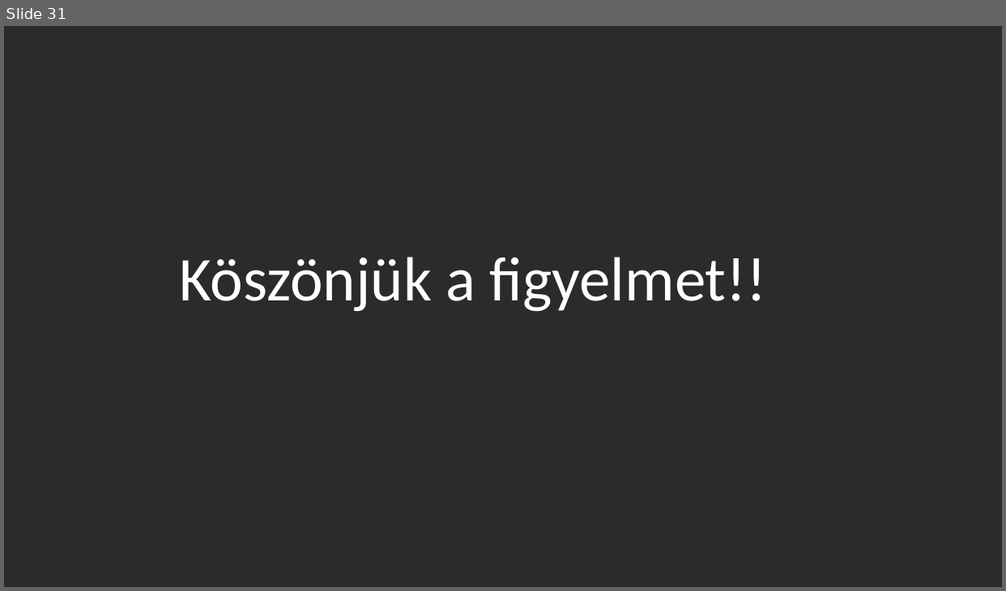
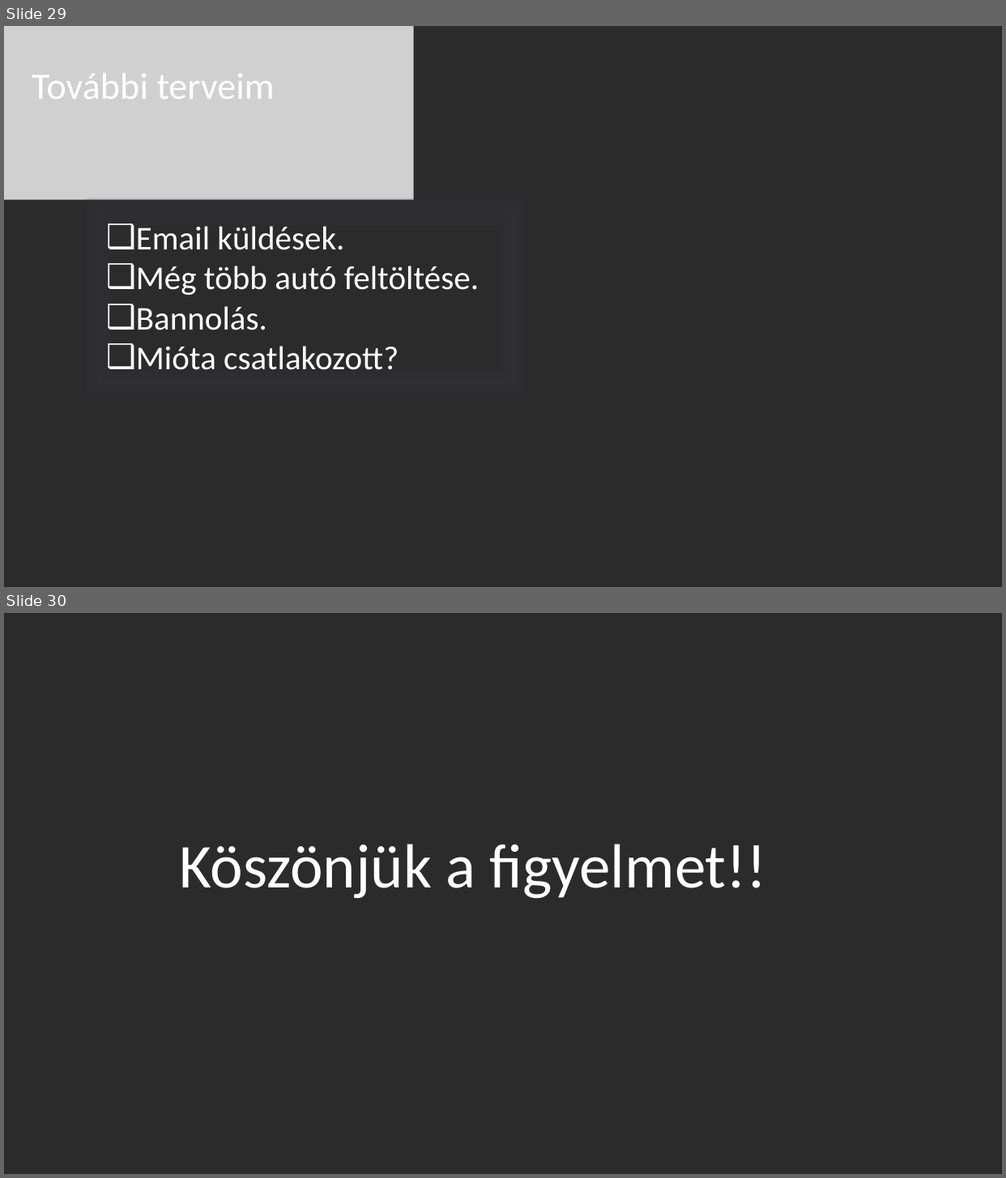
Before and after one commit to ponuzsr/vizsgaremek, a slide deck: Vizsgaremek_Ppt.pptx. Shown one above the other, each under a label of ours: slide 31 before the commit, slides 29 and 30 after it. The pictures are 1006x591 and 1006x1178 pixels, drawn with LibreOffice and Linux fonts; fonts in the diff are those of the drawing; grey boxes stand for pictures; background and template pictures are left out; a plain dark background stands for a picture behind light text. Boxes give left, top, right and bottom in pixels: in the first picture for what was removed or moved away, otherwise in the second. Text is boxed around its words. In the diff, an @@ line names an element or a change of style, - is before the commit and + after.

```diff
--- a/Vizsgaremek_Ppt.pptx
+++ b/Vizsgaremek_Ppt.pptx
@@ slide 29 added at [4, 26, 1002, 587], background picture (left out) @@
@@ picture added at [4, 26, 414, 199] @@
@@ text added at [32, 73, 275, 99], 36 pt, text #FFFFFF @@
+További terveim
@@ rectangle added at [99, 213, 513, 382], outline #333237 0.75 pt, 32 pt, text #FFFFFF @@
+❑ Email küldések.
+❑ Még több autó feltöltése.
+❑ Bannolás.
+❑ Mióta csatlakozott?
@@ what was slide 31 is now slide 30 @@
```
Also in this commit, not shown: 9 slides changed, 3 other slides added, 5 slides removed.
